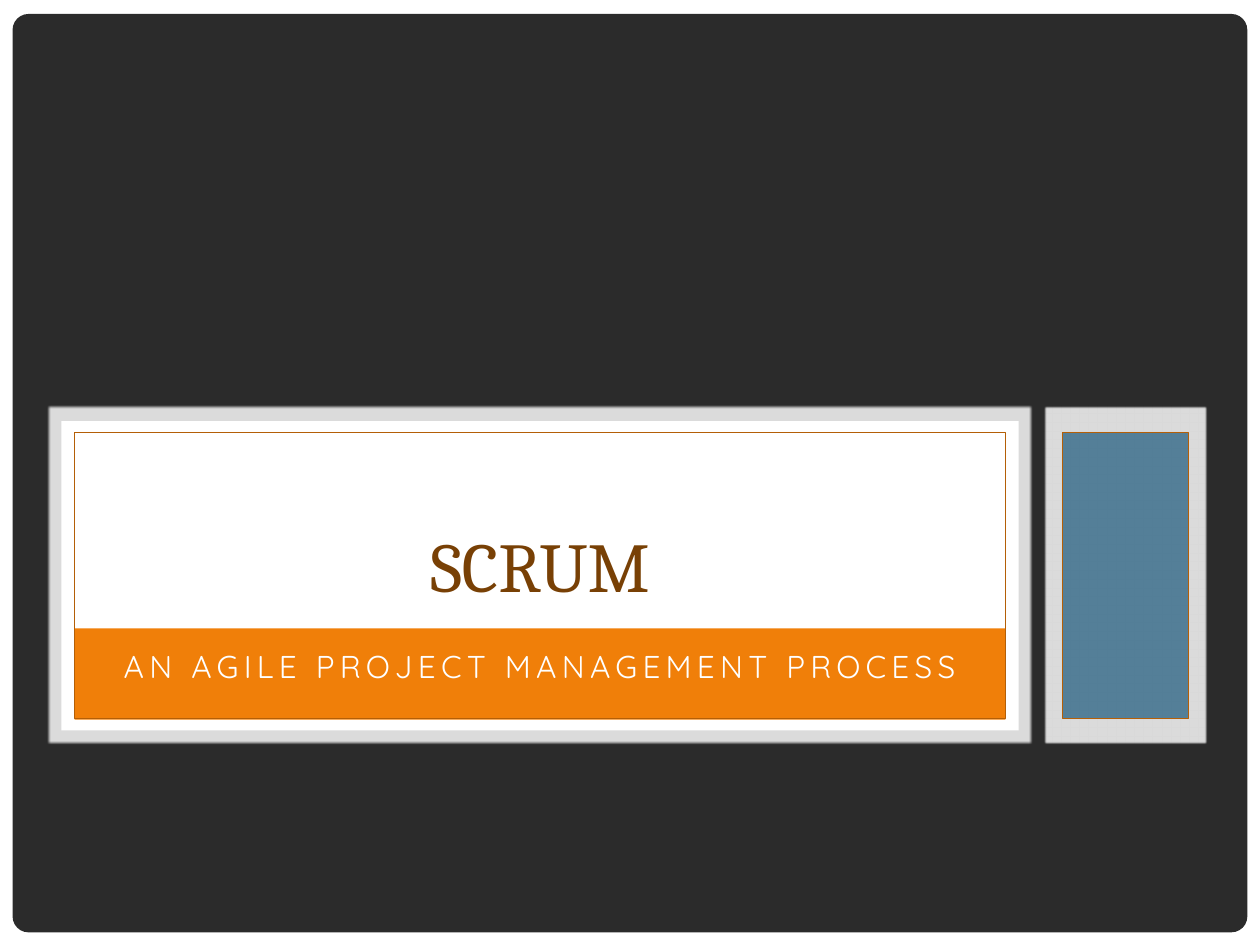
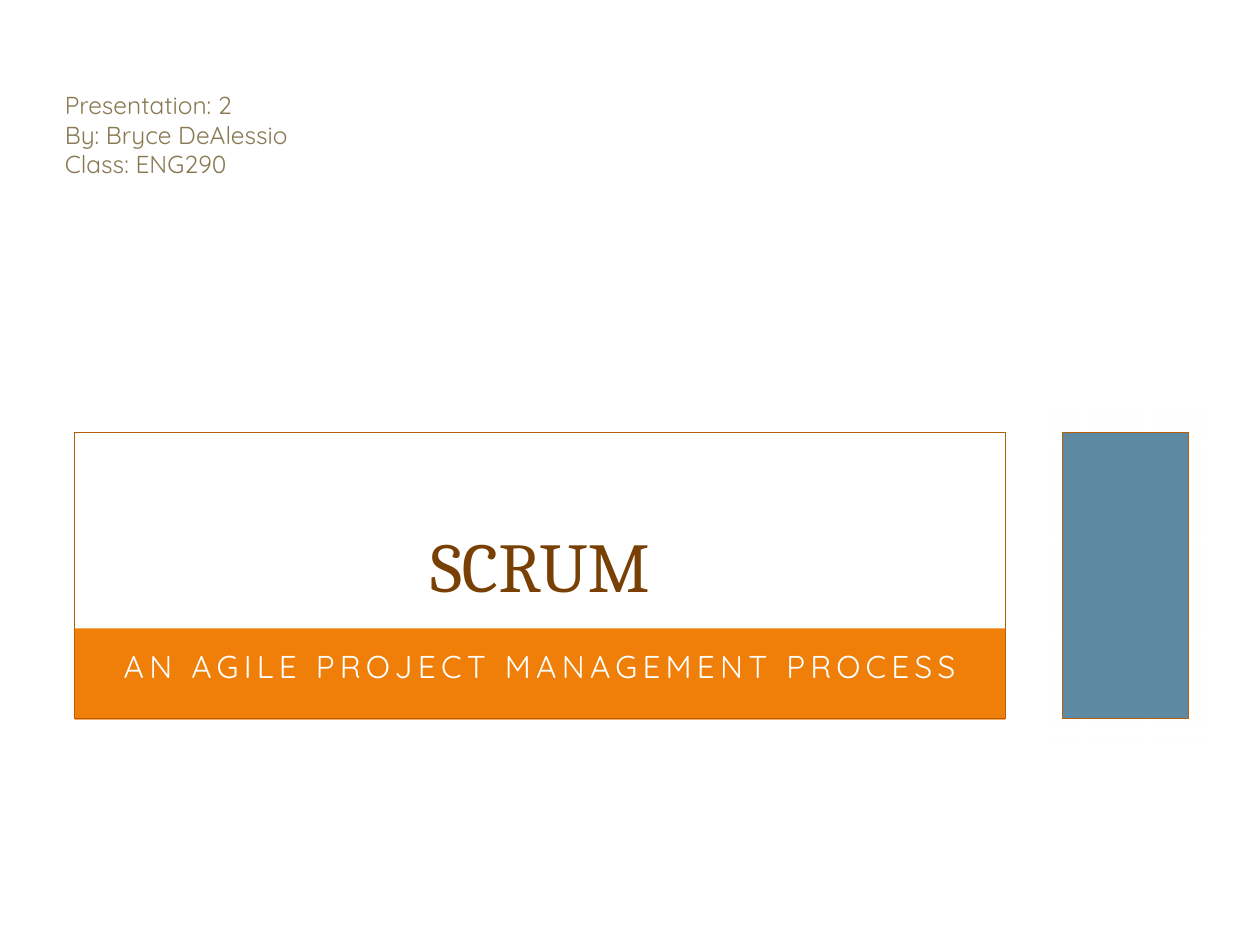
Before and after one commit to drafter250/tech-writing-notes, a slide deck: slide 1 of presentation_2/SCRUM.pptx. Drawn at 1260x945 pixels with LibreOffice and Linux fonts; fonts in the diff are those of the drawing; background and template pictures are left out; a plain dark background stands for a picture behind light text. Boxes give left, top, right and bottom in pixels: in the first picture for what was removed or moved away, otherwise in the second. Text is boxed around its words. In the diff, an @@ line names an element or a change of style, - is before the commit and + after.

```diff
--- a/presentation_2/SCRUM.pptx
+++ b/presentation_2/SCRUM.pptx
@@ rectangle removed at (x1=0, y1=0, x2=1260, y2=945) @@
@@ text added at (x1=65, y1=96, x2=287, y2=174), 14 pt, text #887952 @@
+Presentation: 2
+By: Bryce DeAlessio
+Class: ENG290
```
Also in this commit, not shown: 1 other slide changed, 1 other file.
